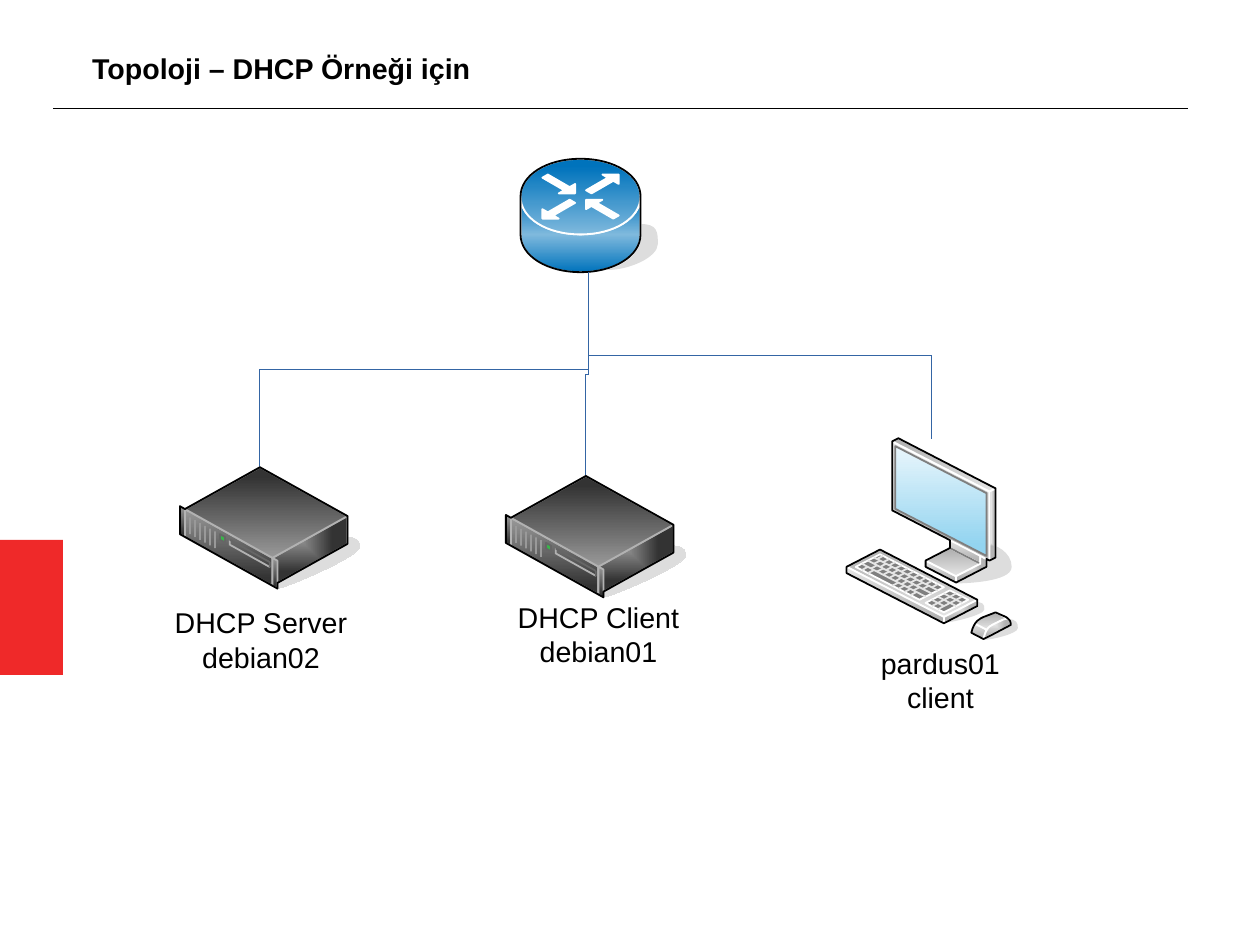
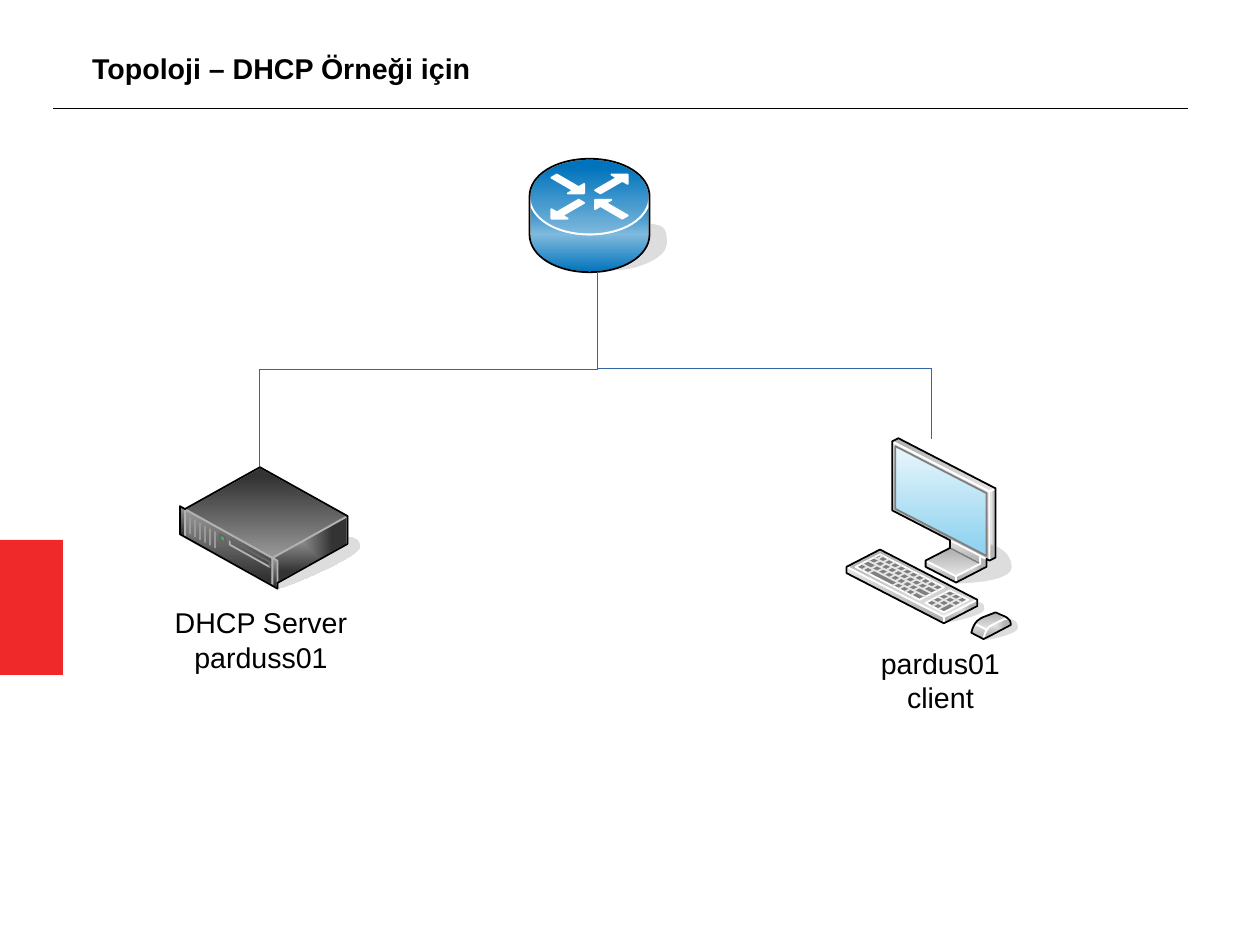
Before and after one commit to aciklab/oyyk18-sysadm, a slide deck: slide 10 of sunumlar/dhcp.odp. Drawn at 1260x945 pixels with LibreOffice and Linux fonts; fonts in the diff are those of the drawing. Boxes give left, top, right and bottom in pixels: in the first picture for what was removed or moved away, otherwise in the second. Text is boxed around its words. In the diff, an @@ line names an element or a change of style, - is before the commit and + after.

```diff
--- a/sunumlar/dhcp.odp
+++ b/sunumlar/dhcp.odp
@@ 8 freeform shapes: place and size @@
-8 freeform shapes at bbox=[520, 159, 657, 272]
+8 freeform shapes at bbox=[529, 159, 667, 272]
@@ elbow line moved from (589, 272) - (260, 468) to (598, 272) - (260, 468) @@
@@ elbow line removed from (589, 272) to (587, 476) @@
@@ elbow line moved from (589, 272) - (932, 438) to (598, 272) - (932, 438) @@
@@ group removed at bbox=[507, 476, 686, 663]: 10 lines, 8 freeform shapes, 1 text @@
-DHCP Client
-debian01
@@ text at bbox=[194, 647, 327, 673]: text changed @@
-debian02
+parduss01
```
Also in this commit, not shown: 7 other slides changed, 1 slide added, 1 slide removed.
